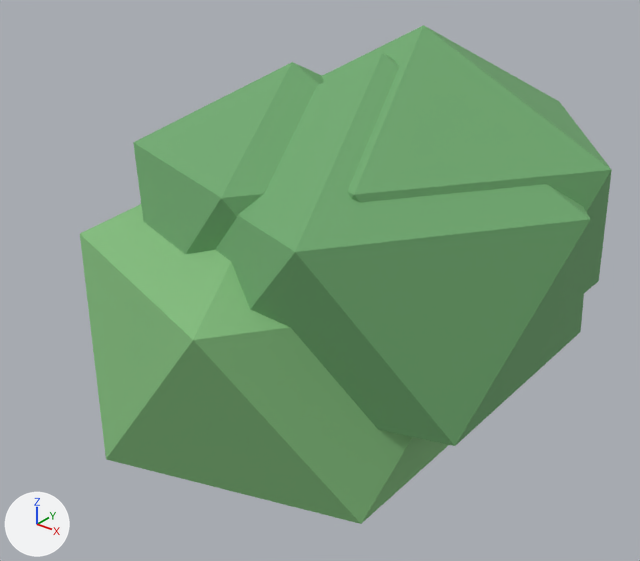
Two versions of the glTF model public/assets/models/bush.glb, one commit apart.
The view is the same before and after, from a 50 mm camera at (1.144, -1.551, 1.339) aimed at (-0.087, -0.012, 0.385). The lights are fixed; the arrows at lower left show +X, +Y and +Z. The first picture is the older version. Vertices at exactly the same position are counted once.

The older version as bpy lines, for what is in view:
```python
mat_leaf_a = principled_material('Leaf_A')
mat_leaf_a.base_color = (0.16, 0.4, 0.16)  # green #6faa6f
mat_leaf_a.roughness = 0.82
mat_leaf_b = principled_material('Leaf_B')
mat_leaf_b.base_color = (0.22, 0.5, 0.2)  # green #81bc7c
mat_leaf_b.roughness = 0.8
me_bush_leaf0 = bpy.data.meshes.new('bush_leaf0')
me_bush_leaf0.from_pydata(...)  # an icosphere of 20 faces spanning x -0.441..0.557, y -0.456..0.492, z 0.038..0.952, material slot 0; an icosphere of 20 faces spanning x -0.497..0.241, y -0.409..0.294, z 0.245..0.922, material slot 0; an icosphere of 20 faces spanning x -0.376..0.54, y -0.299..0.572, z 0.157..0.997, material slot 0; an icosphere of 20 faces spanning x -0.616..0.42, y -0.576..0.409, z -0.167..0.783, material slot 1; an icosphere of 20 faces spanning x -0.295..0.271, y -0.364..0.174, z 0.135..0.654, material slot 1; an icosphere of 20 faces spanning x -0.414..0.462, y -0.431..0.402, z 0.066..0.869, material slot 2; an icosphere of 20 faces spanning x -0.419..0.336, y -0.315..0.403, z -0.066..0.626, material slot 2; a 6-sided cut cone along z (radius 0.09 at the low end, 0.06 at the high end) spanning x -0.078..0.078, y -0.09..0.09, z -0.035..0.315, material slot 3
me_bush_leaf0.materials.append(mat_leaf_a)  # green #6faa6f
me_bush_leaf0.materials.append(mat_leaf_b)  # green #81bc7c
me_bush_leaf0.materials.append(mat_leaf_c)  # green #95b16f
me_bush_leaf0.materials.append(mat_stem)  # brown #9e8665
ob_bush = bpy.data.objects.new('bush', me_bush_leaf0)
ob_bush.location = (0.0, 0.0, 0.0)
```
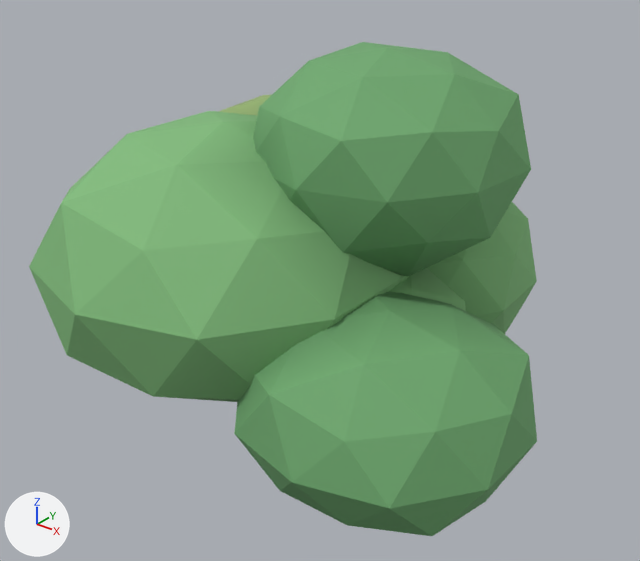
Changed parts and their boxes (x1, y1, x2, y2) in the pictures (640 x 561 px):
'bush', recoloured, reshaped: before (80, 25, 612, 524); after (29, 42, 537, 536)
part 1 of me_bush_leaf0, rebuilt: before (80, 204, 448, 524); after (29, 111, 409, 402)
part 2 of me_bush_leaf0, rebuilt (not visible before): after (390, 268, 466, 311)
part 3 of me_bush_leaf0, rebuilt: before (133, 62, 324, 254); after (218, 95, 271, 116)
part 4 of me_bush_leaf0, rebuilt: before (321, 25, 612, 293); after (253, 42, 531, 276)
part 5 of me_bush_leaf0, added (green): after (234, 291, 537, 536)
part 6 of me_bush_leaf0, added (green): after (427, 202, 537, 334)
part 7 of me_bush_leaf0, deleted (green): before (215, 53, 591, 446)

What changed in the scene script:
```text
Change mat_leaf_a:
    where n0 = _N.new('ShaderNodeBsdfPrincipled'); n0.name = 'Principled BSDF'
    remove n0.inputs[0].default_value = (0.16, 0.4, 0.16, 1.0)  # 'Base Color', green #6faa6f
    add n2 = _N.new('ShaderNodeMix'); n2.name = 'Mix'
    add n2.data_type = 'RGBA'
    add n2.blend_type = 'MULTIPLY'
    add n2.inputs[0].default_value = 1.0  # 'Factor'
    add n2.inputs[7].default_value = (0.16, 0.4, 0.16, 1.0)  # 'B', green #6faa6f
    add n3 = _N.new('ShaderNodeVertexColor'); n3.name = 'Color Attribute'
    add _L.new(n2.outputs[2], n0.inputs[0])  # 'Result' to 'Base Color'
    add _L.new(n3.outputs[0], n2.inputs[6])  # 'Color' to 'A'
Change mat_leaf_b:
    where n0 = _N.new('ShaderNodeBsdfPrincipled'); n0.name = 'Principled BSDF'
    remove n0.inputs[0].default_value = (0.22, 0.5, 0.2, 1.0)  # 'Base Color', green #81bc7c
    add n2 = _N.new('ShaderNodeMix'); n2.name = 'Mix'
    add n2.data_type = 'RGBA'
    add n2.blend_type = 'MULTIPLY'
    add n2.inputs[0].default_value = 1.0  # 'Factor'
    add n2.inputs[7].default_value = (0.22, 0.5, 0.2, 1.0)  # 'B', green #81bc7c
    add n3 = _N.new('ShaderNodeVertexColor'); n3.name = 'Color Attribute'
    add _L.new(n2.outputs[2], n0.inputs[0])  # 'Result' to 'Base Color'
    add _L.new(n3.outputs[0], n2.inputs[6])  # 'Color' to 'A'
Change me_bush_leaf0:
    used by ob_bush; location = (0.0, 0.0, 0.0)
    remove me_bush_leaf0.from_pydata(...)  # 96 vertices, 160 faces; spans x -0.616..0.557, y -0.576..0.572, z -0.167..0.997
    add me_bush_leaf0.from_pydata(...)  # 330 vertices, 628 faces; spans x -0.649..0.567, y -0.627..0.716, z -0.046..0.962
    me_bush_leaf0 part 1: the loose piece of 12 vertices spanning x -0.616..0.42, y -0.576..0.409, z -0.167..0.783 is rebuilt with 42 vertices and now spans x -0.631..0.194, y -0.627..0.229, z 0.195..0.798
    me_bush_leaf0 part 2: the loose piece of 12 vertices spanning x -0.419..0.336, y -0.315..0.403, z -0.066..0.626 is rebuilt with 42 vertices and now spans x -0.211..0.344, y -0.391..0.223, z 0.081..0.518, in mat_leaf_b
    me_bush_leaf0 part 3: the loose piece of 12 vertices spanning x -0.497..0.241, y -0.409..0.294, z 0.245..0.922 is rebuilt with 42 vertices and now spans x -0.649..0.039, y -0.268..0.428, z 0.253..0.793, in mat_leaf_c
    me_bush_leaf0 part 4: the loose piece of 12 vertices spanning x -0.376..0.54, y -0.299..0.572, z 0.157..0.997 is rebuilt with 42 vertices and now spans x -0.247..0.372, y -0.278..0.391, z 0.472..0.962
    me_bush_leaf0 part 5: a new loose piece of 42 vertices spanning x -0.053..0.567, y -0.537..0.08, z 0.039..0.505, in mat_leaf_a
    me_bush_leaf0 part 6: a new loose piece of 42 vertices spanning x -0.377..0.285, y -0.007..0.716, z 0.053..0.616, in mat_leaf_b
    me_bush_leaf0 part 7
    24 vertices are removed from x -0.441..0.557, y -0.456..0.492, z 0.038..0.952
    40 faces are deleted
    other edits to the shape of me_bush_leaf0 do not show in these pictures
```
